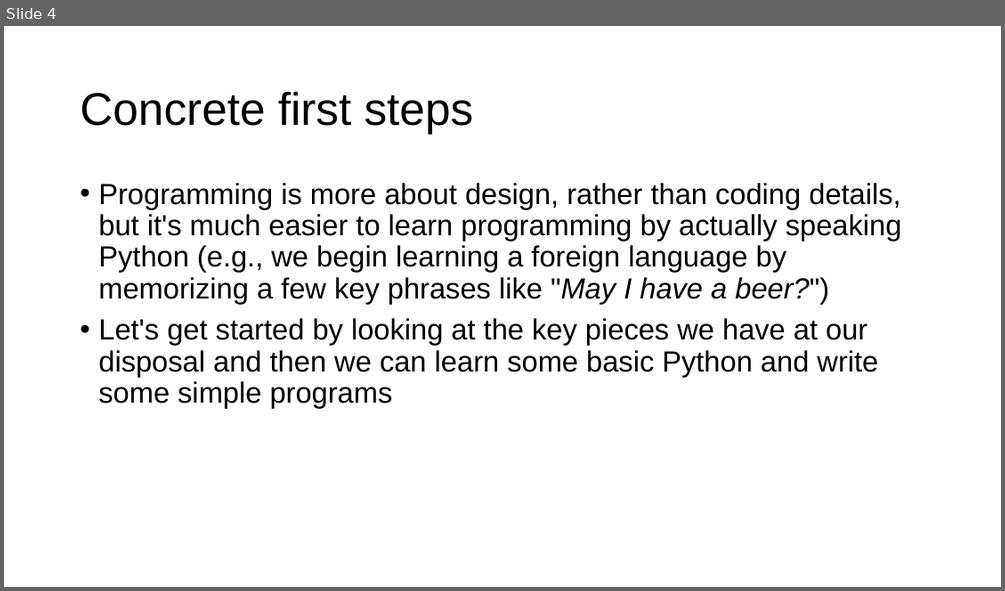
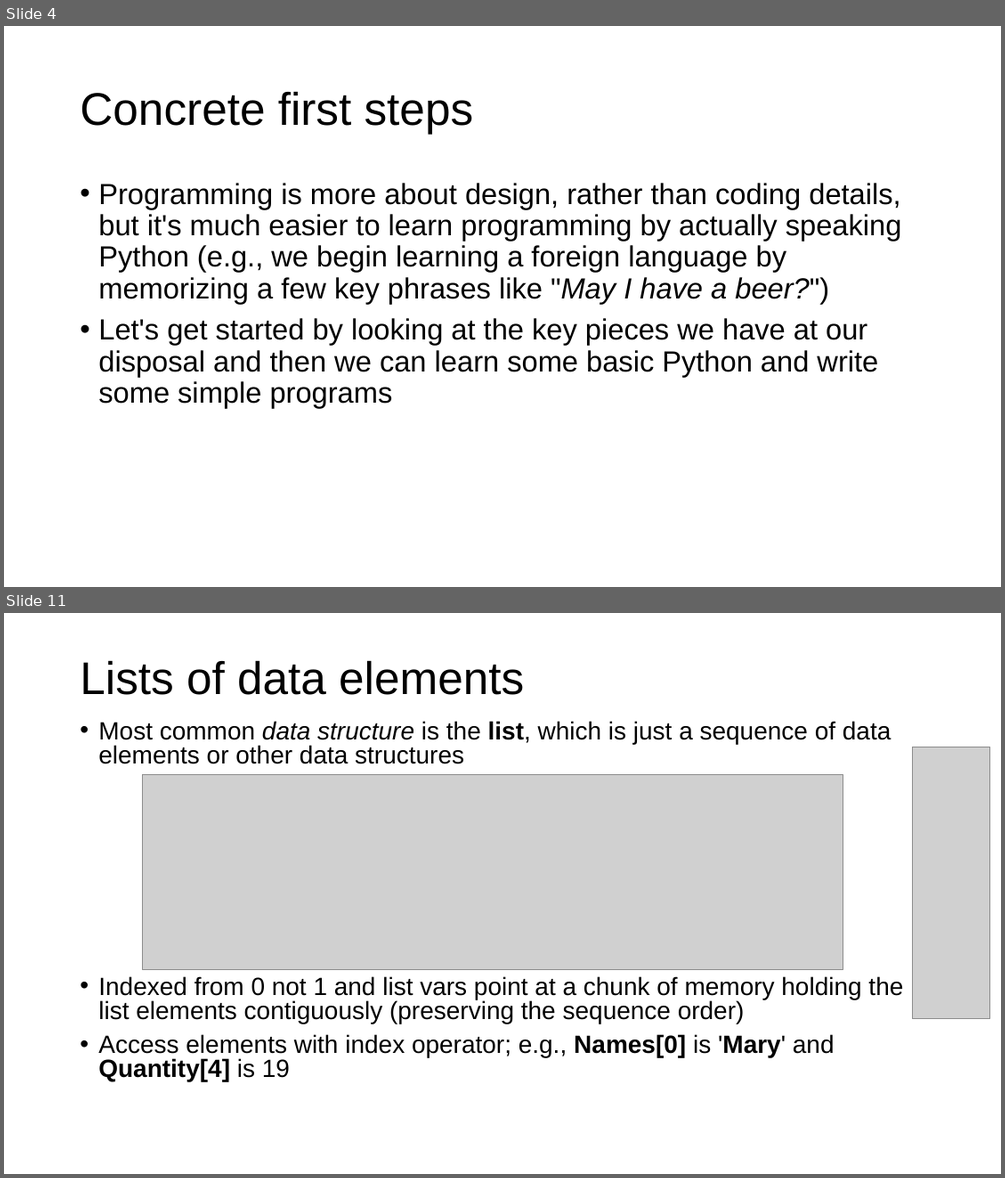
Before and after one commit to parrt/msds501, a slide deck: slides/intro-programming.pptx. Shown one above the other, each under a label of ours: slide 4 before the commit, slides 4 and 11 after it; the slides between them are not shown. The pictures are 1005x591 and 1005x1178 pixels, drawn with LibreOffice and Linux fonts; fonts in the diff are those of the drawing; grey boxes stand for pictures; background and template pictures are left out. Boxes give left, top, right and bottom in pixels: in the first picture for what was removed or moved away, otherwise in the second. Text is boxed around its words. In the diff, an @@ line names an element or a change of style, - is before the commit and + after.

```diff
--- a/slides/intro-programming.pptx
+++ b/slides/intro-programming.pptx
@@ slide 11 added at (4,613,1001,1174), background #FFFFFF @@
@@ title added at (80,660,524,695), 44 pt, text #000000 @@
+Lists of data elements
@@ text added at (98,721,903,1081), 24 pt, text #000000 @@
+• Most common data structure is the list, which is just a sequence of data elements or other data structures
+• Indexed from 0 not 1 and list vars point at a chunk of memory holding the list elements contiguously (preserving the sequence order)
+• Access elements with index operator; e.g., Names[0] is 'Mary' and
+  Quantity[4] is 19
@@ picture added at (912,747,989,1018) @@
@@ picture added at (142,774,843,970) @@
```
Also in this commit, not shown: 1 slide changed, 12 other slides added, 2 slides removed, 3 other files.
